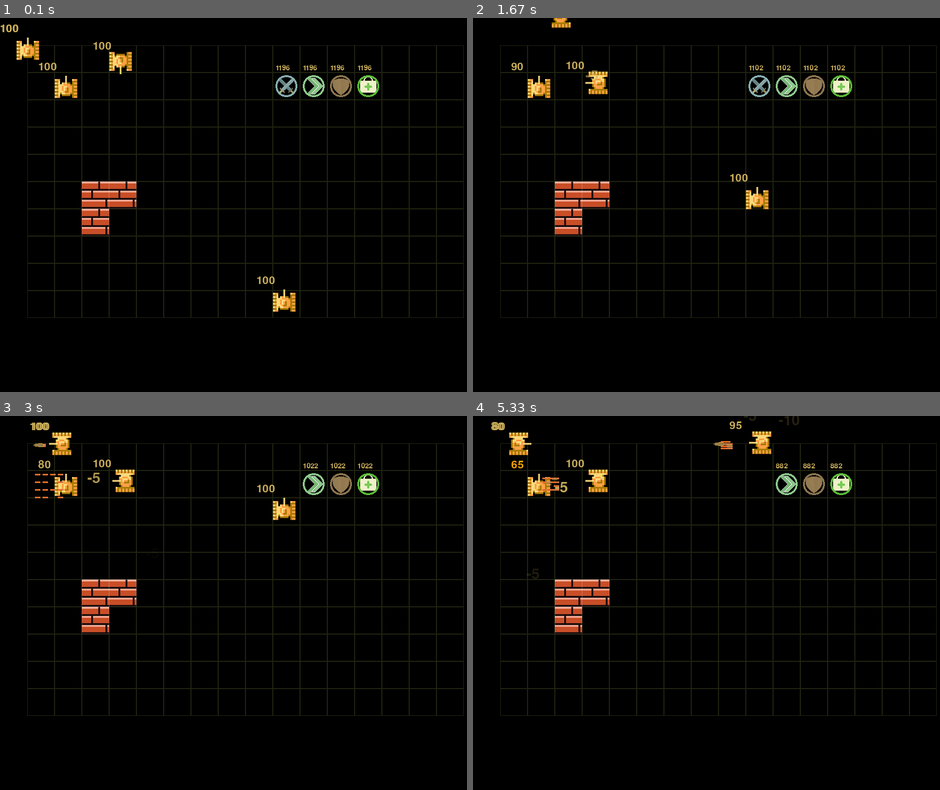
Above: before the commit, frames 1-4 (two rows, left to right).
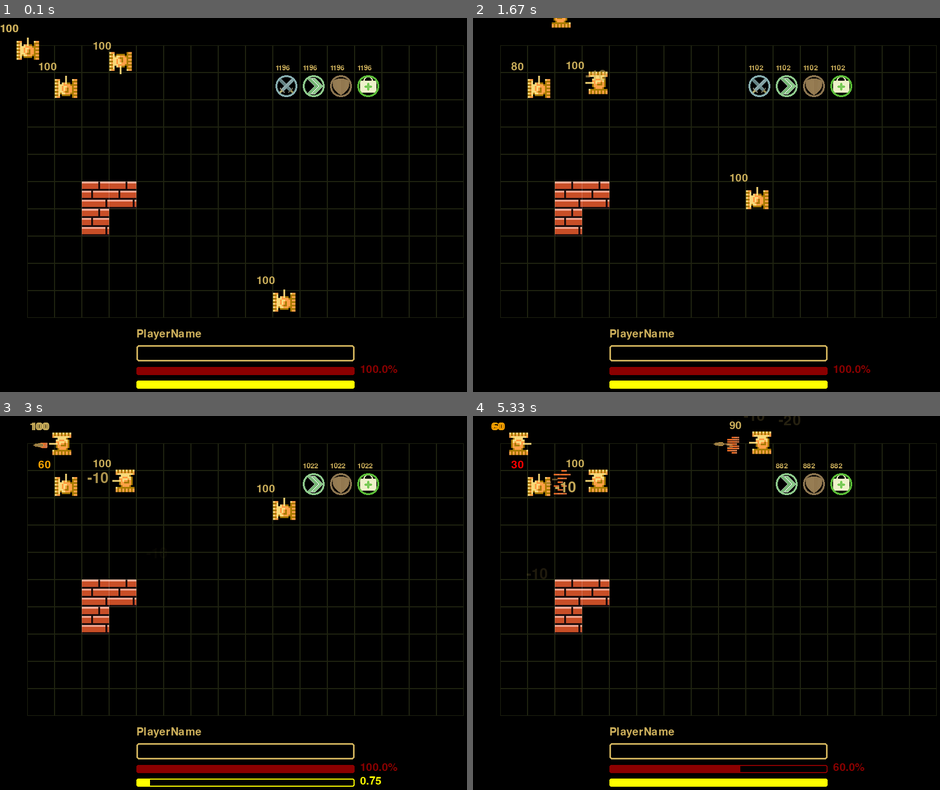
Above: after the commit, the same moments.

Repository: xtern0o/pygame_tanks-retro-game
Game: pygame game, started from main.py
Two runs of this game, one before a commit and one after it. Both use one fixed random seed, a clock stepped at 60 frames per second and the inputs below.
Inputs:
- Up to frame 1 (0.1 s): no input
- Up to frame 2 (1.67 s): tap Space at 0.33 s; hold Right 0.67-1.13 s; hold Up 1.17-1.47 s; hold Right from 1.5 s (still down)
- Up to frame 3 (3 s): release Right at 1.97 s; hold Left 2-2.53 s; hold Down 2.57-2.87 s; hold Left from 2.9 s (still down); tap Space at 2.97 s
- Up to frame 4 (5.33 s): tap Space at 3.27, 3.4, 3.8, 4.1, 4.47, 4.87, 5.17 s; release Left at 3.3 s; hold Up 3.33-3.7 s; hold Right 3.73-4.37 s; hold Down 4.4-4.77 s; hold Left 4.8-5.27 s; hold Right from 5.3 s (still down)

The runs differ from the first frame. In frame 1, 2.7% of the frame differs, in the area x 29-86%, y 83-100%; in frame 2, 2.8%; in frame 3, 2.2%; in frame 4, 2.9%, in the area x 3-84%, y 0-100%.

Commit message:
low interface

Diff:
--- a/config.py
+++ b/config.py
@@ -1,6 +1,7 @@
+NICKNAME = "PlayerName"
 CLASSIC_TANK_CFG = {
     "speed": 3,
-    "damage": 5,
+    "damage": 10,
     "hp": 100,
     "reload": 0.8,
     "fire_distance": 500
--- a/main.py
+++ b/main.py
@@ -61,6 +61,12 @@
 SOFT_GOLD = pg.Color("#CCAF5B")
 ORANGE = pg.Color("orange")
 RED = pg.Color("red")
+DARKGREEN = pg.Color("darkgreen")
+GREEN = pg.Color("green")
+YELLOW = pg.Color("yellow")
+DARKRED = pg.Color("darkred")
+BROWN = pg.Color("brown")
+
 
 
 class ClassicTank(pg.sprite.Sprite):
@@ -72,6 +78,8 @@
     def __init__(self, pos_x, pos_y, group, enemy_group: pg.sprite.Group):
         super().__init__(all_sprites, group, tanks_group)
 
+        self.objectname = "ClassicTank"
+
         self.font = pg.font.Font(None, 30)
         self.enemy_group = enemy_group
         self.group = group
@@ -97,7 +105,7 @@
 
     def shoot(self):
         if self.is_reloaded:
-            for _ in range(30):
+            for _ in range(self.dmg * 2):
                 FireParticle(self)
             ClassicTank.shoot_sound.play()
             self.is_reloaded = False
@@ -176,6 +184,7 @@
     def __init__(self, pos_x, pos_y):
         super().__init__(pos_x, pos_y, player_group, enemies_group)
         self.killed = False
+        self.objectname = NICKNAME
 
     def update(self, *args):
         if not self.killed:
@@ -218,6 +227,7 @@
 class ClassicTankBot(ClassicTank):
     def __init__(self, pos_x, pos_y, group, group_to_kill, speed=3):
         super().__init__(pos_x, pos_y, group, group_to_kill)
+        self.objectname = "bot"
         self.speed = speed
         self.enemies = []
         self.target = None
@@ -444,21 +454,21 @@
     def __init__(self, tank: ClassicTank):
         super().__init__(all_sprites)
         self.image = images["fire_part" + tank.direction]
-        self.time = 15
+        self.time = 12
         self.rect = self.image.get_rect()
         self.velocity = []
         if tank.direction == DIRECTION_DOWN:
             self.rect.midtop = tank.rect.midbottom
-            self.velocity = [random.randint(-1, 2), random.randint(5, 10)]
+            self.velocity = [random.randint(-3, 4), random.randint(4, 7)]
         elif tank.direction == DIRECTION_UP:
             self.rect.midbottom = tank.rect.midtop
-            self.velocity = [random.randint(-1, 2), random.randint(-9, -6)]
+            self.velocity = [random.randint(-3, 4), random.randint(-6, -3)]
         elif tank.direction == DIRECTION_LEFT:
             self.rect.midright = tank.rect.midleft
-            self.velocity = [random.randint(-9, -6), random.randint(-1, 2)]
+            self.velocity = [random.randint(-6, -3), random.randint(-3, 4)]
         elif tank.direction == DIRECTION_RIGHT:
             self.rect.midleft = tank.rect.midright
-            self.velocity = [random.randint(5, 10), random.randint(-1, 2)]
+            self.velocity = [random.randint(4, 7), random.randint(-3, 4)]
 
     def update(self):
         self.image.set_alpha(255 * self.time // 10)
@@ -511,21 +521,30 @@
         self.time_before_remove = BOOSTERS_CFG["time_before_remove"]
 
         self.font = pg.font.Font(None, 20)
+        self.hp_rect = self.rect.copy().move(0, -20)
+        self.time_to_fly = 120
 
     def update(self):
         if self.time_before_remove:
             hp_text = self.font.render(str(self.time_before_remove), True, SOFT_GOLD)
-            hp_rect = self.rect.copy()
-            hp_rect.y -= 20
-            screen.blit(hp_text, hp_rect)
+            screen.blit(hp_text, self.hp_rect)
             self.time_before_remove -= 1
             collides = pg.sprite.groupcollide(tanks_group, booster_group, False, True)
             for tank in collides:
                 tank: ClassicTank
                 Booster.activation_sound.play()
                 tank.activate_booster(self)
-        else:
-            self.kill()
+                print(self.booster_type)
+        else:
+            self.image.set_alpha(255 * self.time_to_fly // 120)
+            self.rect = self.rect.move(0, -1)
+            self.hp_rect = self.hp_rect.move(0, -1)
+
+            self.time_to_fly -= 1
+            hp_text = self.font.render("~" + str(self.time_to_fly), True, RED)
+            screen.blit(hp_text, self.hp_rect)
+            if self.time_to_fly <= 0:
+                self.kill()
 
 
 class SpeedBooster(Booster):
@@ -545,7 +564,7 @@
 
 class HealthBooster(Booster):
     def __init__(self, pos_x, pos_y):
-        super().__init__(load_image("health_booster.png"), HEALTH_BOOSTER, None, pos_x, pos_y)
+        super().__init__(load_image("health_booster.png"), HEALTH_BOOSTER, 0, pos_x, pos_y)
 
 
 class MapBoard:
@@ -573,6 +592,51 @@
         """Метод, возвращающий центр клетки координат (x, y) на карте"""
         return (self.left + self.cell_size // 2 + x * self.cell_size,
                 self.top + self.cell_size // 2 + y * self.cell_size)
+
+
+class InterfaceForClassicTank:
+    font = pg.font.Font(None, 30)
+
+    def __init__(self, tank: ClassicTank):
+        self.tank = tank
+        self.hp_rect = pg.Rect(660, 635, 100, 30)
+        self.reload_rect = pg.Rect(660, 660, 100, 30)
+
+        self.sp_b_rect = pg.Rect(50 * (1 + 4) + 10, 610, 80, 10)
+        self.ar_b_rect = pg.Rect(50 * (1 + 6) + 10, 610, 80, 10)
+        self.dd_b_rect = pg.Rect(50 * (1 + 8) + 10, 610, 80, 10)
+
+        self.name_rect = pg.Rect(50 * (1 + 4), 570, 400, 30)
+
+    def update(self):
+        pg.draw.rect(screen, SOFT_GOLD, pg.Rect(50 * (1 + 4), 600, 400, 30), border_radius=5, width=3)
+        pg.draw.rect(screen, DARKRED, pg.Rect(50 * (1 + 4), 640, 400, 15), border_radius=3, width=2)
+        pg.draw.rect(screen, YELLOW, pg.Rect(50 * (1 + 4), 665, 400, 15), border_radius=3, width=2)
+        screen.blit(InterfaceForClassicTank.font.render(self.tank.objectname, True, SOFT_GOLD), self.name_rect)
+
+        if not self.tank.boosters_activated[ARMOR_BOOSTER]:
+            pg.draw.rect(screen, DARKRED, pg.Rect(50 * (1 + 4), 640, 400 * self.tank.hp // CLASSIC_TANK_CFG["hp"], 15),
+                     border_radius=3)
+        else:
+            pg.draw.rect(screen, DARKRED, pg.Rect(50 * (1 + 4), 640, 400 * self.tank.hp // (CLASSIC_TANK_CFG["hp"] * 2),
+                                                  15), border_radius=3)
+        screen.blit(InterfaceForClassicTank.font.render(f"{self.tank.hp / CLASSIC_TANK_CFG['hp'] * 100}%",
+                                                        True, DARKRED), self.hp_rect)
+
+        if not self.tank.is_reloaded:
+            pg.draw.rect(screen, YELLOW, pg.Rect(50 * (1 + 4), 665,
+                        400 * self.tank.reload_timer // self.tank.reload, 15), border_radius=3)
+            screen.blit(InterfaceForClassicTank.font.render(f"{((self.tank.reload - self.tank.reload_timer) / 60):0.2f}",
+                                                            True, YELLOW), self.reload_rect)
+        else:
+            pg.draw.rect(screen, YELLOW, pg.Rect(50 * (1 + 4), 665, 400, 15), border_radius=3)
+
+        if self.tank.boosters_activated[SPEED_BOOSTER]:
+            pg.draw.rect(screen, YELLOW, self.sp_b_rect, border_radius=3)
+        if self.tank.boosters_activated[ARMOR_BOOSTER]:
+            pg.draw.rect(screen, BROWN, self.ar_b_rect, border_radius=3)
+        if self.tank.boosters_activated[DAMAGE_BOOSTER]:
+            pg.draw.rect(screen, RED, self.dd_b_rect, border_radius=3)
 
 
 screen = pg.display.set_mode(SIZE)
@@ -592,6 +656,7 @@
 armbooster = ArmorBooster(*map_board.get_cell_center(11, 1))
 heabooster = HealthBooster(*map_board.get_cell_center(12, 1))
 
+interface = InterfaceForClassicTank(player)
 clock = pg.time.Clock()
 while True:
     screen.fill(BLACK)
@@ -603,11 +668,11 @@
     keys_pressed = pg.key.get_pressed()
     if keys_pressed[pg.K_ESCAPE]:
         terminate()
-
     player.update(keys_pressed)
     map_board.render(screen)
 
     all_sprites.draw(screen)
     all_sprites.update()
 
+    interface.update()
     pg.display.flip()
Binary file added: data/images/artillery_tank.png
Binary file added: data/images/classic_tank_1.png
Binary file removed: data/images/health_booster 1.png
Binary file removed: data/images/tank.png
Binary file removed: data/images/walls.jpg
